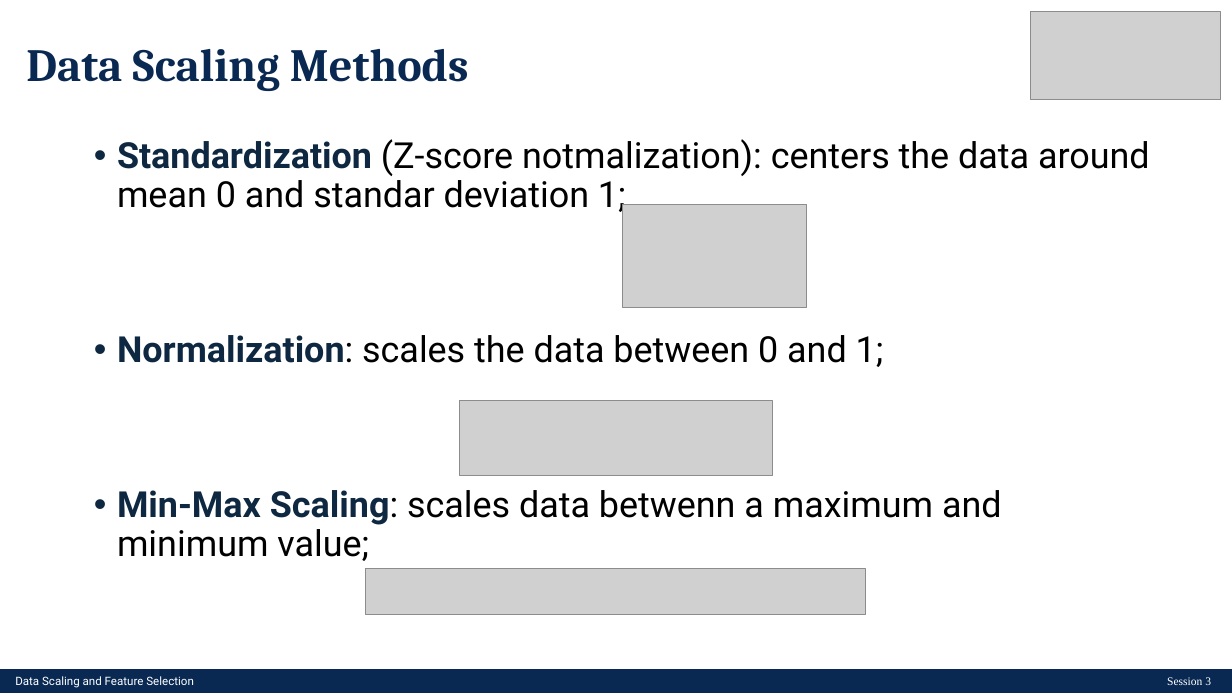
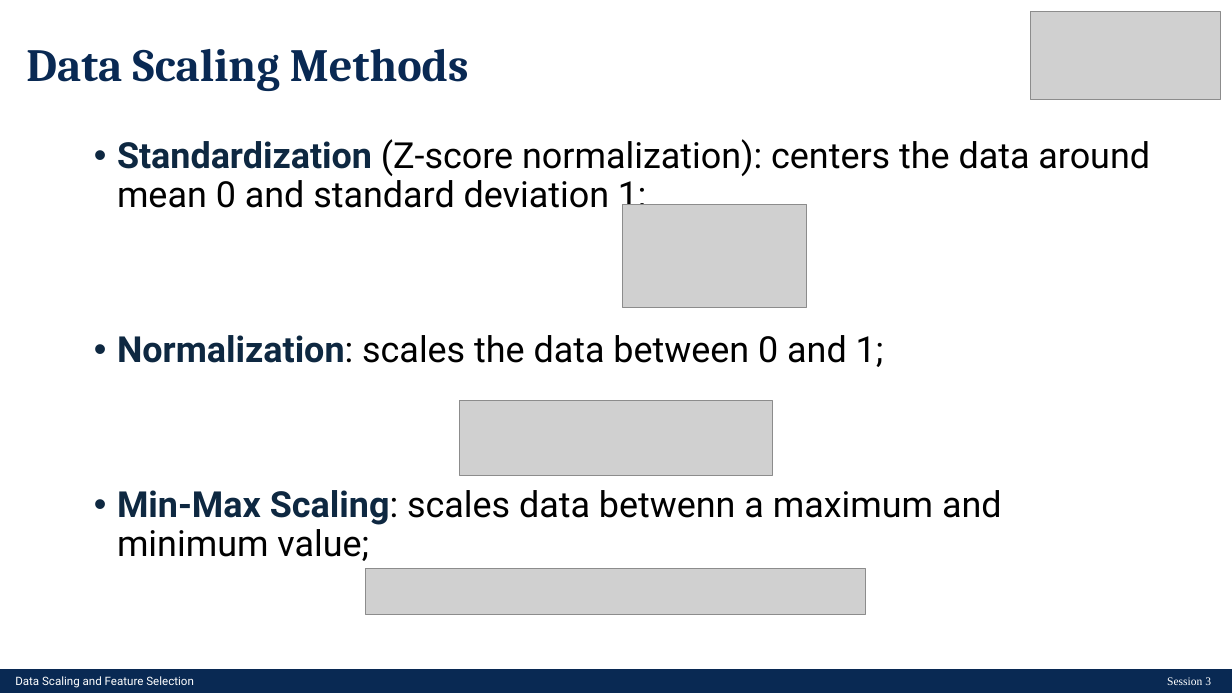
Before and after one commit to makee5/ML_ADS, a slide deck: slide 4 of materials/session3/T/ML-Session3-T.pptx. Drawn at 1232x693 pixels with LibreOffice and Linux fonts; fonts in the diff are those of the drawing; grey boxes stand for pictures. Boxes give left, top, right and bottom in pixels: in the first picture for what was removed or moved away, otherwise in the second. Text is boxed around its words. In the diff, an @@ line names an element or a change of style, - is before the commit and + after.

Commit message:
[FIX] typos in slides

```diff
--- a/materials/session3/T/ML-Session3-T.pptx
+++ b/materials/session3/T/ML-Session3-T.pptx
@@ text at [117, 139, 1150, 216]: text changed @@
-• Standardization (Z-score notmalization): centers the data around mean 0 and standar deviation 1;
+• Standardization (Z-score normalization): centers the data around mean 0 and standard deviation 1;
```
Also in this commit, not shown: 2 other slides changed, 1 other file.
